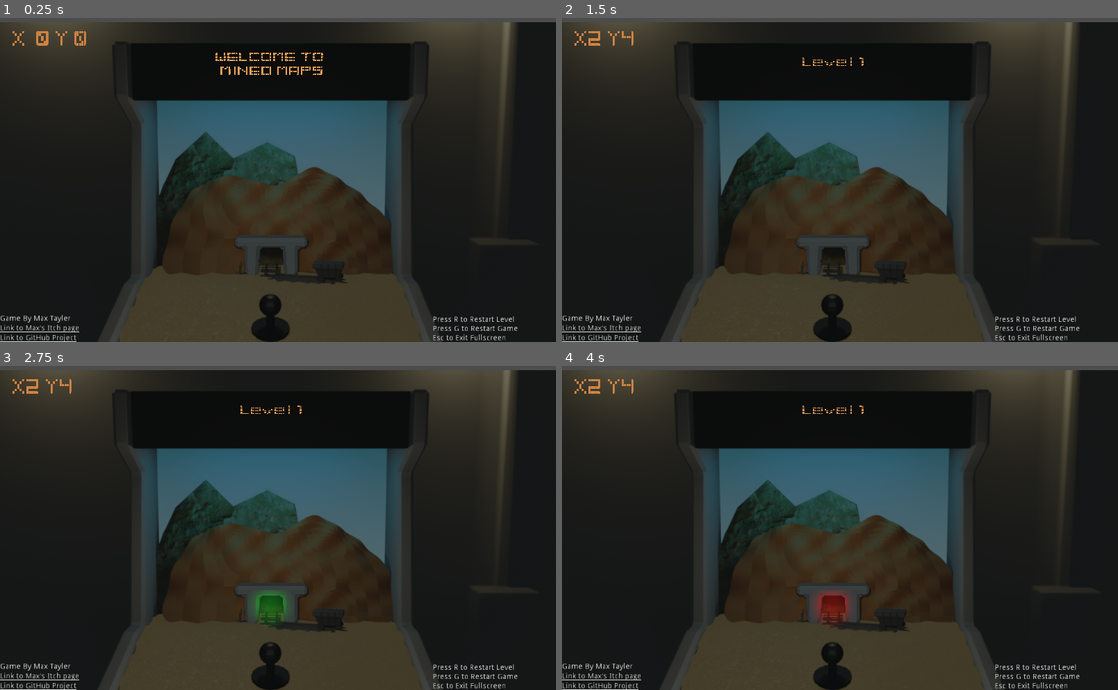
Above: before the commit, frames 1-4 (two rows, left to right).
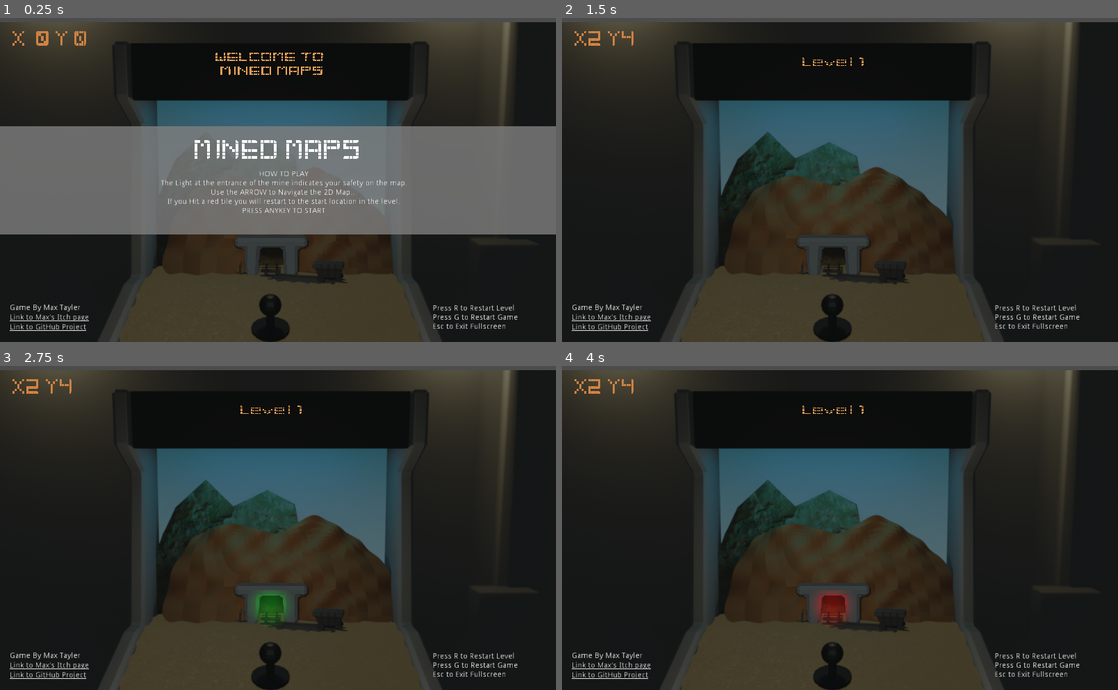
Above: after the commit, the same moments.

Repository: MaxTayler/MineMaps
Game: Godot game, scene res://MinedGameMapTester.tscn
Two runs of this game, one before a commit and one after it. Both use one fixed random seed, a clock stepped at 60 frames per second and the inputs below.
Inputs:
- Up to frame 1 (0.25 s): no input
- Up to frame 2 (1.5 s): tap R (reset) at 0.5, 1.25 s; hold Right (ui_right) 0.53-1.28 s; hold Down (ui_down) from 1.28 s (still down)
- Up to frame 3 (2.75 s): tap R (reset) at 2 s; release Down (ui_down) at 2.03 s; hold Right (ui_right) from 2.03 s (still down)
- Up to frame 4 (4 s): tap R (reset) at 2.75, 3.5 s; release Right (ui_right) at 2.78 s; hold Up (ui_up) 2.78-3.53 s; hold Left (ui_left) from 3.53 s (still down)

The runs differ from the first frame. In frame 1, 35% of the frame differs, in the area x 0-100%, y 33-100%; in frame 2, 1.2%; in frame 3, 1.2%; in frame 4, 1.2%.

Commit message:
Window and Linux Added

Diff:
--- a/Mined Maps Godot Source/MinedGameMapTester.tscn
+++ b/Mined Maps Godot Source/MinedGameMapTester.tscn
@@ -91,8 +91,10 @@
 [node name="VBoxContainer2" type="VBoxContainer" parent="Controls/UI_Title"]
 anchor_top = 1.0
 anchor_bottom = 1.0
-margin_top = -161.0
+margin_left = 18.0
+margin_top = -142.0
 margin_right = 206.0
+margin_bottom = -20.0
 alignment = 2
 
 [node name="Label" type="Label" parent="Controls/UI_Title/VBoxContainer2"]
@@ -103,24 +105,24 @@
 text = "POINTS"
 
 [node name="RichTextLabel" type="Label" parent="Controls/UI_Title/VBoxContainer2"]
-margin_top = 111.0
-margin_right = 206.0
-margin_bottom = 125.0
+margin_top = 72.0
+margin_right = 188.0
+margin_bottom = 86.0
 text = "Game By Max Tayler"
 
 [node name="Itch" type="LinkButton" parent="Controls/UI_Title/VBoxContainer2"]
-margin_top = 129.0
-margin_right = 206.0
-margin_bottom = 143.0
+margin_top = 90.0
+margin_right = 188.0
+margin_bottom = 104.0
 hint_tooltip = "Will open in default browser."
 shortcut_in_tooltip = false
 text = "Link to Max's Itch page"
 script = ExtResource( 18 )
 
 [node name="GitHub" type="LinkButton" parent="Controls/UI_Title/VBoxContainer2"]
-margin_top = 147.0
-margin_right = 206.0
-margin_bottom = 161.0
+margin_top = 108.0
+margin_right = 188.0
+margin_bottom = 122.0
 hint_tooltip = "Will open in default browser."
 focus_mode = 2
 shortcut_in_tooltip = false
@@ -132,6 +134,7 @@
 anchor_right = 1.0
 anchor_bottom = 1.0
 margin_left = -227.0
+margin_bottom = -21.0
 text = "Press R to Restart Level
 Press G to Restart Game
 Esc to Exit Fullscreen "
@@ -199,7 +202,6 @@
 transform = Transform( -4.63769e-08, 0, 1.12741, 0, 1.06098, 0, -1.06098, 0, -4.92807e-08, -0.255619, -1.18301, -4.11862 )
 
 [node name="Start" type="Control" parent="."]
-visible = false
 anchor_left = 0.5
 anchor_top = 0.5
 anchor_right = 0.5
@@ -215,12 +217,11 @@
 anchor_left = 0.5
 anchor_right = 0.5
 anchor_bottom = 1.0
-margin_left = -136.5
-margin_top = 229.0
-margin_right = 137.5
-margin_bottom = -305.0
+margin_left = -154.0
+margin_top = 219.0
+margin_right = 155.0
 custom_fonts/font = ExtResource( 17 )
-text = "MINE MAPS"
+text = "MINED MAPS"
 align = 1
 
 [node name="Label2" type="Label" parent="Start"]
@@ -232,9 +233,9 @@
 margin_right = 217.5
 margin_bottom = -215.0
 text = "HOW TO PLAY
-The Light at the Mines Enterence indicates your safety on the map.
-Use the ARROW to Navigate the 2D Map.
-If you Hit a Red Tile you will restart to the start location in the level.
+The Light at the entrance of the mine indicates your safety on the map.
+Use the ARROW to Navigate the 2D Map..
+If you Hit a red tile you will restart to the start location in the level.
 PRESS ANYKEY TO START"
 align = 1
 valign = 1
--- a/Mined Maps Godot Source/new_imagetexture.tres
+++ /dev/null
@@ -1,3 +0,0 @@
-[gd_resource type="ImageTexture" format=2]
-
-[resource]
Not shown, changed: Html5files/Mined MapsV3.zip
Not shown, added: Html5files/index.apple-touch-icon.png
Not shown, added: Html5files/index.audio.worklet.js
Not shown, added: Html5files/index.html
Not shown, added: Html5files/index.icon.png
Not shown, added: Html5files/index.js
Not shown, added: Html5files/index.pck
Not shown, added: Html5files/index.png
Not shown, added: Html5files/index.wasm
Not shown, added: LinuxExport/MinedMapsLinuxTest.zip
Not shown, changed: WindowsExport/MinedMapsWindows.zip
